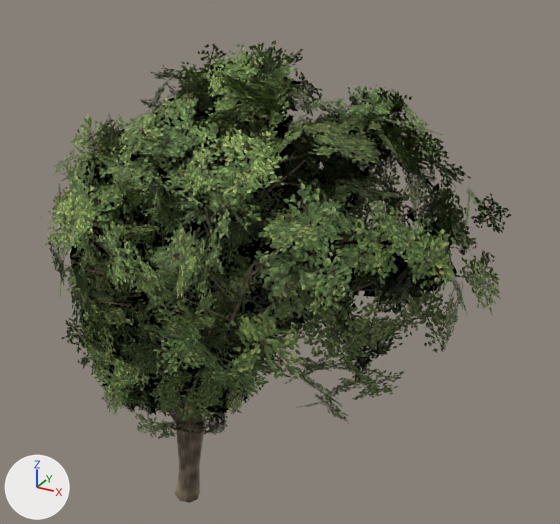
The glTF model public/world/models/trees.glb: old version first, new version second.
The view is the same before and after, from a 50 mm lens placed at (10.65, -13.97, 14.5), pointed at (2.61, 0.65, 7.2). The lights are fixed; the arrows at lower left show +X, +Y and +Z. The picture after the commit comes second. Objects named as collision shapes, trigger or cutter boxes, shadow casters or lower levels of detail are left out. Where no turn or scale is listed for an object, it has been applied to the vertices. Vertices at exactly the same position are counted once.

Before the edit, the objects in view are built like this:
```python
ob_framing_lod0 = bpy.data.objects.new('framing_lod0', me_framing_lod0)
ob_framing_lod0.location = (2.6, 0.03, 6.22)
ob_street_a_lod0 = bpy.data.objects.new('street_a_lod0', me_street_a_lod0)
ob_street_a_lod0.location = (0.04, -0.01, 4.73)
ob_street_a_lod0.scale = (4.93, 4.93, 4.93)
ob_street_b_lod0 = bpy.data.objects.new('street_b_lod0', me_street_b_lod0)
ob_street_b_lod0.location = (0.03, -0.07, 4.06)
ob_street_b_lod0.scale = (4.27, 4.27, 4.27)
ob_street_c_lod0 = bpy.data.objects.new('street_c_lod0', me_street_c_lod0)
ob_street_c_lod0.location = (-0.14, 0.03, 5.25)
ob_street_c_lod0.scale = (5.45, 5.45, 5.45)
```
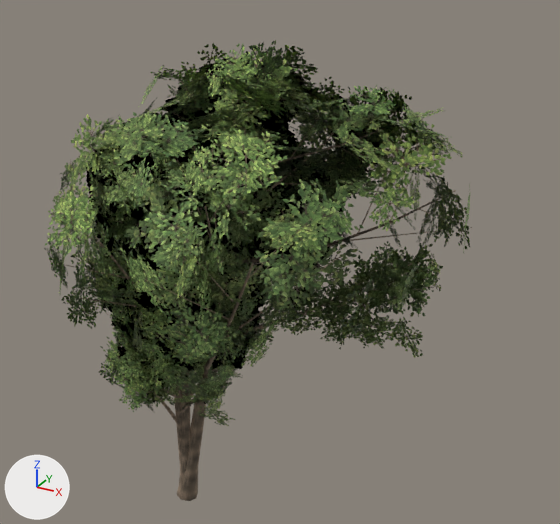
Where the newer file only moved an object's origin or applied its transform, the numbers keep the older frame.

Changed parts and their boxes [x1, y1, x2, y2] in the pictures (560 x 524 px; the box of a moved part takes in the faces that stretch with it):
'framing_lod0', reshaped, surface changed (9% narrower)
    before: [41, 40, 511, 503]
    after: [44, 40, 472, 501]
'street_c_lod0', reshaped, moved, rescaled (14% narrower)
    before: [63, 117, 279, 484]
    after: [85, 108, 270, 485]
'street_a_lod0', reshaped, moved, rescaled (mostly hidden)
    before: [71, 204, 275, 434]
    after: [84, 226, 256, 397]
'street_b_lod0', reshaped, moved, rescaled (10% narrower)
    before: [78, 252, 252, 462]
    after: [99, 251, 255, 468]
part 1 of me_street_a_lod0, deleted (mostly hidden)
    before: [71, 204, 275, 434]
part 2 of me_street_a_lod0, cut back (mostly hidden)
    after: [84, 226, 256, 397]
part 3 of me_street_b_lod0, moved or reshaped
    before: [157, 397, 176, 422]
    after: [121, 350, 177, 423]
part 4 of me_street_b_lod0, moved or reshaped
    before: [182, 357, 228, 411]
    after: [180, 369, 218, 413]
part 5 of me_street_b_lod0, rebuilt (not visible before)
    after: [99, 351, 124, 385]
part 6 of me_street_b_lod0, deleted (mostly hidden)
    before: [78, 252, 252, 439]
part 7 of me_street_b_lod0, cut back (mostly hidden before)
    before: [126, 387, 182, 462]
    after: [101, 251, 255, 468]
part 8 of me_street_c_lod0, deleted
    before: [63, 117, 279, 417]
part 9 of me_street_c_lod0, cut back (mostly hidden before)
    before: [124, 150, 273, 484]
    after: [85, 108, 270, 485]
part 10 of me_framing_lod0, moved or reshaped
    before: [47, 71, 511, 503]
    after: [44, 45, 463, 501]
part 11 of me_framing_lod0, surface changed
    before: [51, 71, 511, 503]
    after: [44, 45, 463, 501]

Diff of the bpy script that builds the scene:
```diff
--- a/public/world/models/trees.glb.py
+++ b/public/world/models/trees.glb.py
@@ me_street_a_lod0 @@
 # used by ob_street_a_lod0; location = (0.04, -0.01, 4.73); scale = (4.93, 4.93, 4.93)
-me_street_a_lod0.from_pydata(...)  # 1832 vertices, 1532 faces; spans x -0.56..0.56, y -0.59..0.59, z -1.0..1.0
+me_street_a_lod0.from_pydata(...)  # 1672 vertices, 1452 faces; spans x -0.45..0.45, y -0.44..0.44, z -1.0..1.0
+# me_street_a_lod0 part 1: 287 loose pieces with 1176 vertices, spanning x -0.56..0.56, y -0.59..0.59, z -0.55..1.0, are deleted
+# me_street_a_lod0 part 2: 3 vertices moved within x -0.3..-0.03, y -0.18..-0.08, z 0.47..0.81; 242 vertices removed from x -0.37..0.41, y -0.46..0.39, z -1.0..0.85; 1258 vertices added at x -0.45..0.45, y -0.44..0.44, z -1.0..1.0
+# other edits to the shape of me_street_a_lod0 do not show in these pictures
 me_street_a_lod0.materials.append(mat_tree_bark)
@@ me_street_b_lod0 @@
 # used by ob_street_b_lod0; location = (0.03, -0.07, 4.06); scale = (4.27, 4.27, 4.27)
-me_street_b_lod0.from_pydata(...)  # 1832 vertices, 1532 faces; spans x -0.59..0.59, y -0.65..0.65, z -1.0..1.0
+me_street_b_lod0.from_pydata(...)  # 1672 vertices, 1452 faces; spans x -0.48..0.48, y -0.49..0.49, z -1.0..1.0
+# me_street_b_lod0 part 3: the loose piece of 20 vertices spanning x -0.27..0.02, y -0.29..0.0, z -0.45..0.27 is scaled about its middle by 0.832, then moved by (0.02, 0.02, -0.06)
+# me_street_b_lod0 part 4: the loose piece of 20 vertices spanning x -0.02..0.4, y -0.05..-0.01, z -0.36..0.2 is scaled about its middle by (0.772, 0.828, 0.772), then moved by (-0.04, 0.0, -0.07)
+# me_street_b_lod0 part 5: the loose piece of 4 vertices spanning x -0.37..-0.25, y -0.42..-0.07, z -0.2..0.17 is rebuilt with 4 vertices and now spans x -0.34..-0.15, y -0.47..-0.11, z -0.12..0.18
+# me_street_b_lod0 part 6: 273 loose pieces with 1104 vertices, spanning x -0.59..0.59, y -0.65..0.65, z -0.57..1.0, are deleted
+# me_street_b_lod0 part 7: 15 vertices moved within x -0.02..0.19, y -0.28..0.24, z -1.0..0.71; 348 vertices removed from x -0.55..0.34, y -0.48..0.42, z -1.0..0.84; 1276 vertices added at x -0.48..0.48, y -0.49..0.49, z -1.0..1.0
+# other edits to the shape of me_street_b_lod0 do not show in these pictures
 me_street_b_lod0.materials.append(mat_tree_bark)
@@ me_street_c_lod0 @@
 # used by ob_street_c_lod0; location = (-0.14, 0.03, 5.25); scale = (5.45, 5.45, 5.45)
-me_street_c_lod0.from_pydata(...)  # 1832 vertices, 1532 faces; spans x -0.52..0.52, y -0.53..0.53, z -1.0..1.0
+me_street_c_lod0.from_pydata(...)  # 1672 vertices, 1452 faces; spans x -0.45..0.45, y -0.44..0.44, z -1.0..1.0
+# me_street_c_lod0 part 8: 282 loose pieces with 1150 vertices, spanning x -0.52..0.52, y -0.53..0.53, z -0.62..1.0, are deleted
+# me_street_c_lod0 part 9: 6 vertices moved within x 0.07..0.24, y -0.1..0.05, z -0.07..0.41; 346 vertices removed from x -0.27..0.44, y -0.36..0.4, z -1.0..0.83; 1336 vertices added at x -0.45..0.45, y -0.44..0.44, z -1.0..1.0
+# other edits to the shape of me_street_c_lod0 do not show in these pictures
 me_street_c_lod0.materials.append(mat_tree_bark)
@@ me_framing_lod0 @@
-me_framing_lod0.from_pydata(...)  # 2464 vertices, 1964 faces; spans x -5.62..5.62, y -4.74..4.74, z -6.48..6.48
+me_framing_lod0.from_pydata(...)  # 2464 vertices, 1964 faces; spans x -6.01..5.01, y -4.61..4.79, z -6.47..6.48
+# me_framing_lod0 part 10: 1544 of 2464 vertices moved; they spanned x -5.55..5.62, y -4.74..4.74, z -6.48..5.66 and now span x -6.01..4.25, y -4.61..4.79, z -6.47..6.44; mean shift (-0.38, 0.17, 0.28); largest move (3.73, -1.63, 3.39) -> (-5.77, 1.49, 1.77)
+# me_framing_lod0 part 11: texture (UV) coordinates of 1234 of 1964 faces, centred in x -4.77..5.04, y -4.2..4.2, z -6.14..5.41, changed; they spanned u 0.0..2.0, v 0.0..14.91 and now span u 0.0..2.0, v 0.0..17.4
+# other edits to the shape of me_framing_lod0 do not show in these pictures
 me_framing_lod0.materials.append(mat_tree_bark)
@@ ob_street_a_lod0 @@
 ob_street_a_lod0 = bpy.data.objects.new('street_a_lod0', me_street_a_lod0)
-ob_street_a_lod0.location = (0.04, -0.01, 4.73)
-ob_street_a_lod0.scale = (4.93, 4.93, 4.93)
+ob_street_a_lod0.location = (-0.08, -0.05, 4.76)
+ob_street_a_lod0.scale = (4.96, 4.96, 4.96)
@@ ob_street_b_lod0 @@
 ob_street_b_lod0 = bpy.data.objects.new('street_b_lod0', me_street_b_lod0)
-ob_street_b_lod0.location = (0.03, -0.07, 4.06)
-ob_street_b_lod0.scale = (4.27, 4.27, 4.27)
+ob_street_b_lod0.location = (0.03, -0.07, 4.11)
+ob_street_b_lod0.scale = (4.32, 4.32, 4.32)
@@ ob_street_c_lod0 @@
 ob_street_c_lod0 = bpy.data.objects.new('street_c_lod0', me_street_c_lod0)
-ob_street_c_lod0.location = (-0.14, 0.03, 5.25)
-ob_street_c_lod0.scale = (5.45, 5.45, 5.45)
+ob_street_c_lod0.location = (-0.04, -0.01, 5.38)
+ob_street_c_lod0.scale = (5.59, 5.59, 5.59)
```
